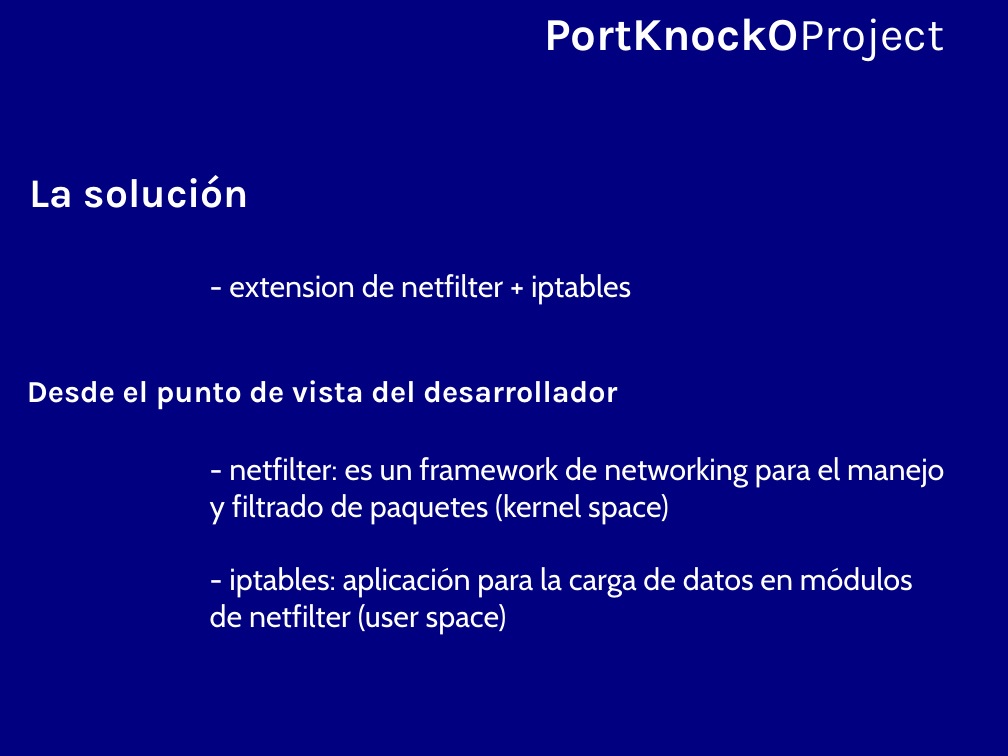
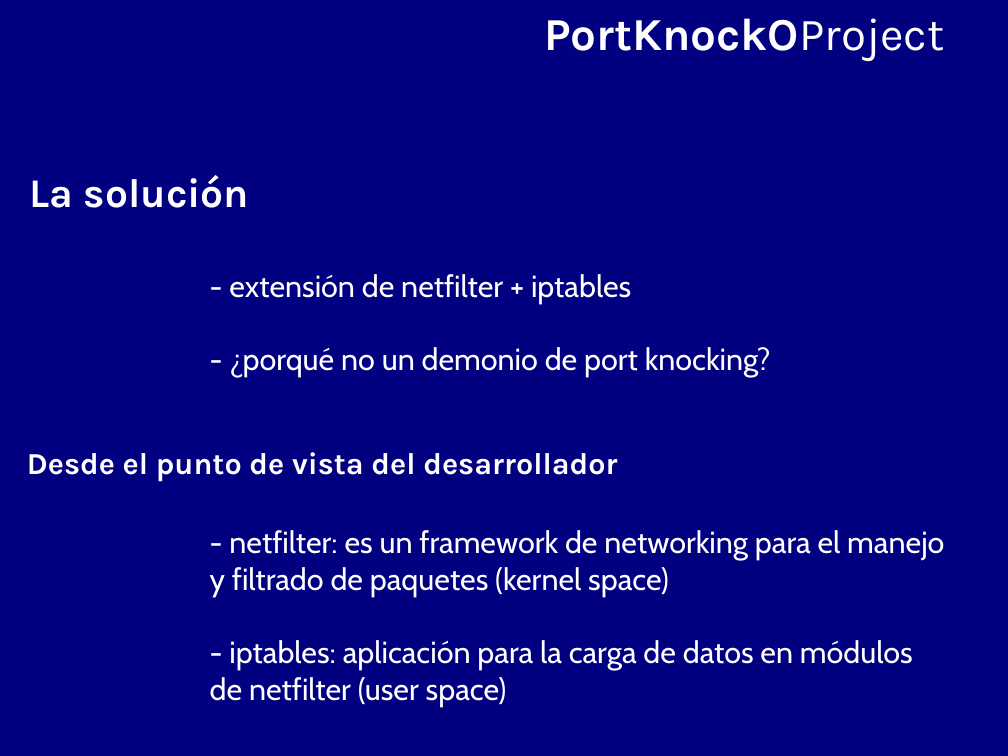
Before and after one commit to BackupTheBerlios/portknocko-svn, a slide deck: slide 6 of trunk/jornadas/jornadas.odp. Drawn at 1008x756 pixels with LibreOffice and Linux fonts; fonts in the diff are those of the drawing. Boxes give left, top, right and bottom in pixels: in the first picture for what was removed or moved away, otherwise in the second. Text is boxed around its words. In the diff, an @@ line names an element or a change of style, - is before the commit and + after.

```diff
--- a/trunk/jornadas/jornadas.odp
+++ b/trunk/jornadas/jornadas.odp
@@ text at (229, 274, 771, 378): text changed @@
-- extension de netfilter + iptables
+- extensión de netfilter + iptables
+- ¿porqué no un demonio de port knocking?
@@ text "Desde el punto de vista ...": place and size @@
-text "Desde el punto de vista ..." at (27, 380, 617, 410)
+text "Desde el punto de vista ..." at (27, 452, 617, 482)
```
